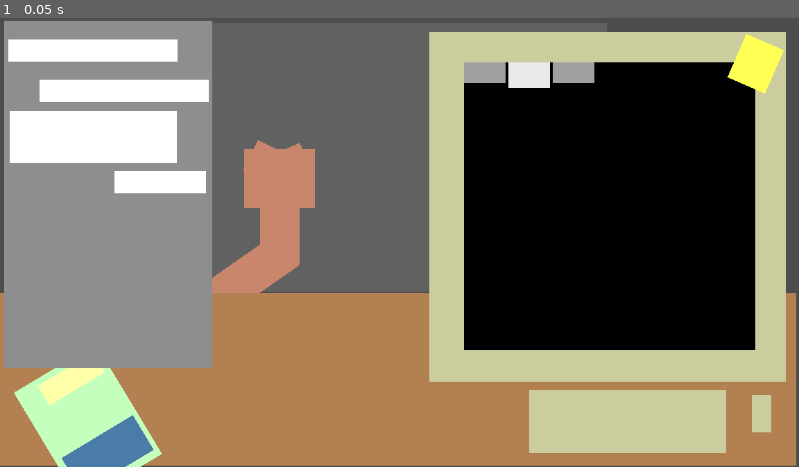
Above: before the commit, frame 1.
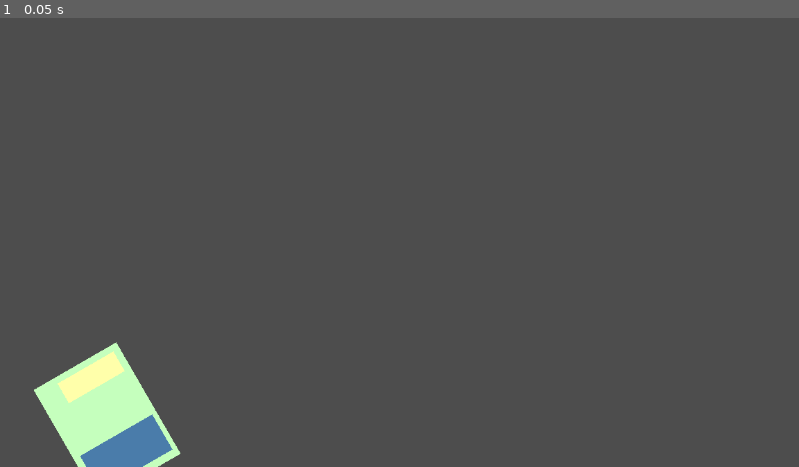
Above: after the commit, the same moment.

Repository: AgonGuri/vacation_please
Game: Godot game, scene res://scenes/game_scene.tscn
The game is run twice, just before and just after one commit, with the same random seed, the same clock (stepped at 60 frames per second) and the same inputs. Before the commit the project starts from res://scenes/main_scene.tscn.
Inputs:
- Up to frame 1 (0.05 s): no input

The runs differ from the first frame. In frame 1, 81% of the frame differs, in the area x 0-100%, y 0-100%.

Commit message:
its not running :(
something something subprocesses

Diff:
--- a/project.godot
+++ b/project.godot
@@ -11,7 +11,7 @@
 [application]
 
 config/name="Vacation_Please"
-run/main_scene="uid://c8exliiafwjf8"
+run/main_scene="uid://c3dw622hbdcoc"
 config/features=PackedStringArray("4.5", "GL Compatibility")
 config/icon="res://icon.svg"
 
--- /dev/null
+++ b/scenes/game_scene.tscn
@@ -0,0 +1,48 @@
+[gd_scene load_steps=4 format=3 uid="uid://c3dw622hbdcoc"]
+
+[ext_resource type="Script" uid="uid://bd4ibh4fabtci" path="res://scripts/game_scene.gd" id="1_w5aja"]
+[ext_resource type="Script" uid="uid://bbqlr045k8se6" path="res://scripts/catalogue.gd" id="2_onqr8"]
+[ext_resource type="Texture2D" uid="uid://udilxfegvtjs" path="res://Assets/catalogue_stand_in.jpg" id="3_ycayy"]
+
+[node name="game_scene" type="Node2D"]
+script = ExtResource("1_w5aja")
+
+[node name="catalogue" type="TextureButton" parent="."]
+offset_left = 48.0
+offset_top = 535.99994
+offset_right = 186.77805
+offset_bottom = 723.8336
+rotation = -0.5235988
+script = ExtResource("2_onqr8")
+
+[node name="catalogue2" type="ColorRect" parent="catalogue"]
+layout_mode = 0
+offset_left = 0.34260178
+offset_top = 1.3720856
+offset_right = 40.3426
+offset_bottom = 41.372086
+scale = Vector2(3.44, 4.6400003)
+color = Color(0.77254903, 1, 0.7411765, 1)
+
+[node name="ColorRect" type="ColorRect" parent="catalogue/catalogue2"]
+layout_mode = 0
+offset_left = 9.967892
+offset_top = 1.9303701
+offset_right = 37.006454
+offset_bottom = 8.987263
+color = Color(1, 1, 0.6666667, 1)
+
+[node name="ColorRect2" type="ColorRect" parent="catalogue/catalogue2"]
+layout_mode = 0
+offset_left = 3.044136
+offset_top = 24.994797
+offset_right = 37.96817
+offset_bottom = 37.58918
+color = Color(0.2901961, 0.4862745, 0.6666667, 1)
+
+[node name="openCatalogue" type="Sprite2D" parent="catalogue"]
+visible = false
+position = Vector2(544.4768, 64.93857)
+rotation = 0.5235988
+scale = Vector2(0.7, 0.7)
+texture = ExtResource("3_ycayy")
--- a/scenes/main_scene.tscn
+++ b/scenes/layout_test.tscn
@@ -1,6 +1,6 @@
-[gd_scene load_steps=0 format=3 uid="uid://c8exliiafwjf8"]
+[gd_scene format=3 uid="uid://t35k8itr41ss"]
 
-[node name="main Scene" type="Node2D"]
+[node name="layout_scene" type="Node2D"]
 
 [node name="Desk" type="ColorRect" parent="."]
 offset_top = 397.0
--- /dev/null
+++ b/scripts/catalogue.gd
@@ -0,0 +1,17 @@
+extends TextureButton
+
+@onready var openCatalogue = $openCatalogue
+# Called when the node enters the scene tree for the first time.
+func _ready() -> void:
+	pass # Replace with function body.
+
+
+# Called every frame. 'delta' is the elapsed time since the previous frame.
+func _process(delta: float) -> void:
+	pass
+
+func turnOffCanvas() -> void:
+	openCatalogue.visible = false
+
+func _pressed() -> void:
+	openCatalogue.visible = true
--- /dev/null
+++ b/scripts/game_scene.gd
@@ -0,0 +1,18 @@
+extends Node2D
+
+
+@onready var catalogue = $catalogue
+
+# Called when the node enters the scene tree for the first time.
+func _ready() -> void:
+	pass # Replace with function body.
+
+
+# Called every frame. 'delta' is the elapsed time since the previous frame.
+func _process(_delta: float) -> void:
+	pass
+
+func _input(_event: InputEvent) -> void:
+	#turn off the catalogue if it is open
+	if (catalogue.openCatalogue.visible == true):
+		catalogue.turnOffCanvas()
Binary file added: Assets/catalogue_stand_in.jpg
Not shown, added: Assets/catalogue_stand_in.jpg.import
Not shown, added: scripts/catalogue.gd.uid
Not shown, added: scripts/game_scene.gd.uid
